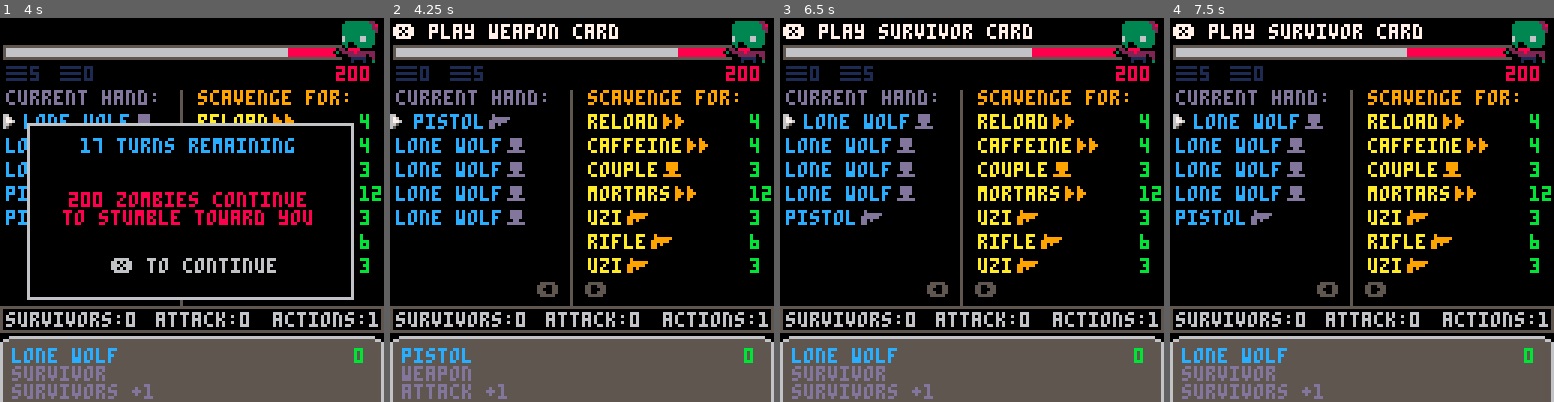
Above: before the commit, frames 1-4 (left to right).
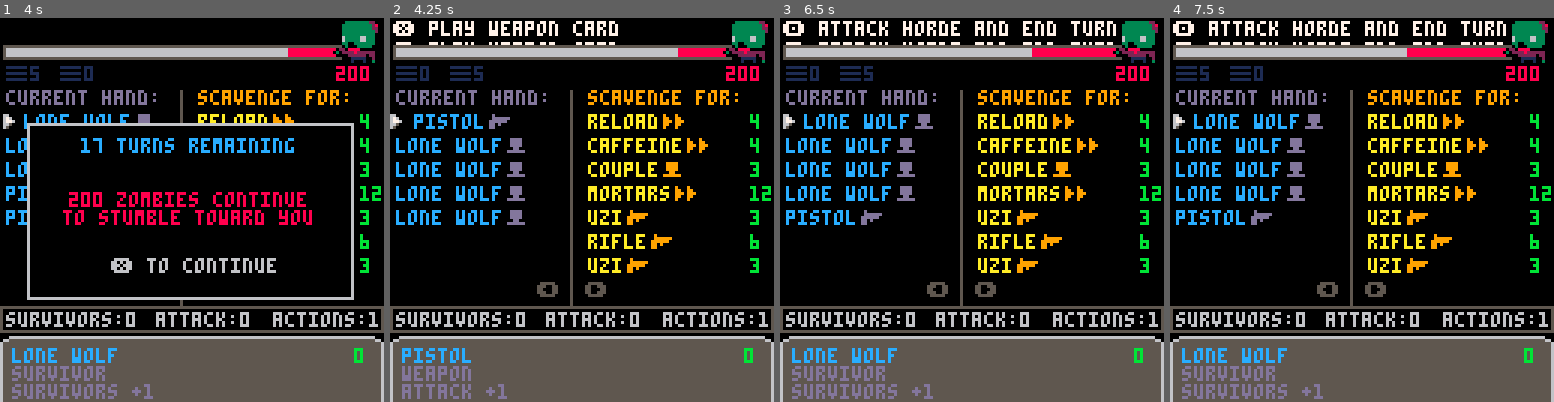
Above: after the commit, the same moments.

Repository: jeff-adams/pico8
Game: PICO-8 cartridge dev/zombie.p8
The game is run twice, just before and just after one commit, with the same random seed, the same clock (stepped at 60 frames per second) and the same inputs.
Inputs:
- Up to frame 1 (4 s): tap X (X key) at 0.33, 1.07, 1.85, 2.97 s; tap O (Z key) at 0.7, 1.7, 2.1, 2.5, 2.9, 3.3, 3.7 s; hold Right 1.6-2.1 s; hold Up 2.15-2.42 s; hold Right 2.47-3.03 s; hold Left 3.08-3.58 s; hold Down 3.63-3.97 s
- Up to frame 2 (4.25 s): hold Right from 4.02 s (still down); tap X (X key) at 4.08 s; tap O (Z key) at 4.1 s
- Up to frame 3 (6.5 s): tap O (Z key) every 0.4 s from 4.5 to 6.1 s; release Right at 4.68 s; hold Up 4.73-5.03 s; hold Left 5.08-5.68 s; tap X (X key) at 5.2, 6.32 s; hold Down 5.73-6.03 s; hold Right from 6.08 s (still down)
- Up to frame 4 (7.5 s): tap O (Z key) at 6.5, 6.9, 7.3 s; release Right at 6.58 s; hold Right 6.63-7.13 s; hold Up 7.18-7.45 s; tap X (X key) at 7.43 s

Frame 1 is identical in both runs. In frame 2, 1.1% of the frame differs, in the area x 0-60%, y 0-8%; in frame 3, 1.9%, in the area x 0-88%, y 0-8%; in frame 4, 1.9%.

Commit message:
Did some stuff to zombie

Diff:
--- a/dev/zombie.p8
+++ b/dev/zombie.p8
@@ -15,6 +15,7 @@
 --splash page pixel art
 
 --◆fixes
+--fix message change animation
 --balance cards
 
 --◆extras
@@ -78,6 +79,7 @@
 	fading=0
 	messaging=0
 	turning=0
+	animessage=0
 end
 
 function create_draw()
@@ -534,7 +536,7 @@
 	elseif current.card.cost>surv then
 		messages={"+survivors to scavenge card"}
 	end
-	if turning>=600 then
+	if turning>=0 then
 		add(messages,"🅾️ attack horde and end turn")
 	end
 end
@@ -802,12 +804,18 @@
 function draw_message()
 	if messages!=nil and is_player_turn then
 		messaging+=1
+		local _lastmess=messi
 		if messaging>45 then
 			messi+=1
 			messi=(messi-1)%#messages+1
 			messaging=0
 		end
-		print(messages[messi],1,2,7)
+		if #messages>1 then
+			--animate message change
+			animate_messages(messages[_lastmess],messages[messi])
+		else
+			print(messages[messi],1,2,7)
+		end
 	end
 end
 
@@ -927,6 +935,21 @@
 		if _v.life<=0 then
 			deli(numbers,_k)
 		end
+	end
+end
+-->8
+--animations
+
+function animate_messages(_pmess,_nmess)
+	if animessage<(12*30) then
+		animessage+=1
+		clip(0,1,120,8)
+		local _y=flr(animessage/30)
+		print(_pmess,1,2-_y,7)
+		print(_nmess,1,2-_y+7,7)
+		clip()
+	else
+		animessage=0
 	end
 end
 __gfx__
